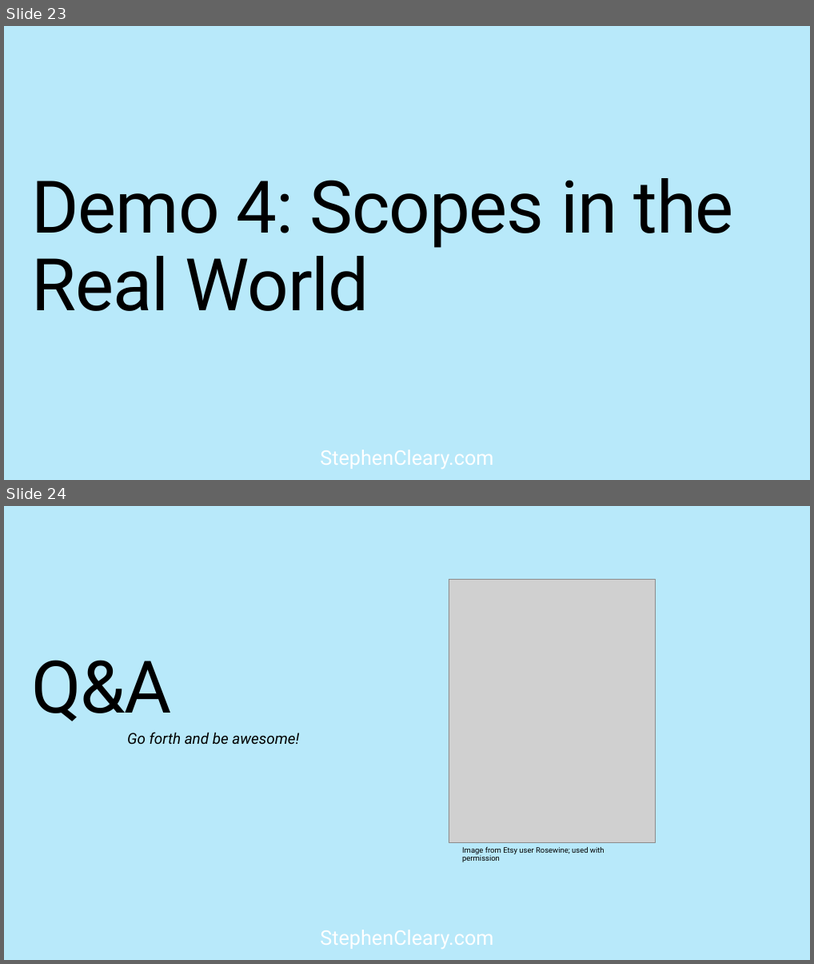
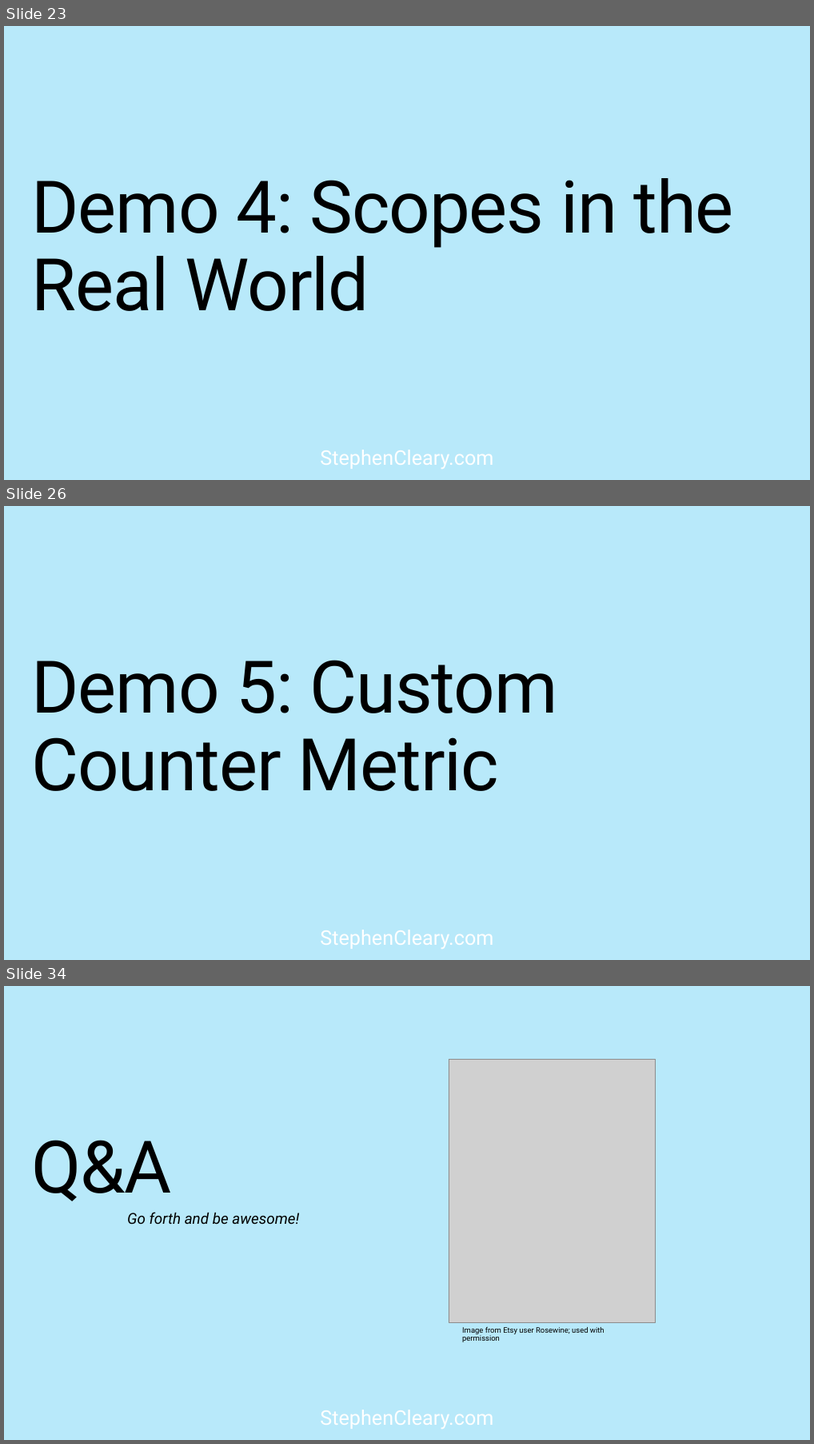
Before and after one commit to StephenCleary/Presentations, a slide deck: Telemetry/Logging Hero.pptx. Shown one above the other, each under a label of ours: slides 23 and 24 before the commit, slides 23, 26 and 34 after it; the slides between them are not shown. The pictures are 814x964 and 814x1444 pixels, drawn with LibreOffice and Linux fonts; fonts in the diff are those of the drawing; grey boxes stand for pictures; background and template pictures are left out. Boxes give left, top, right and bottom in pixels: in the first picture for what was removed or moved away, otherwise in the second. Text is boxed around its words. In the diff, an @@ line names an element or a change of style, - is before the commit and + after.

```diff
--- a/Telemetry/Logging Hero.pptx
+++ b/Telemetry/Logging Hero.pptx
@@ slide 26 added at (4,506,810,960), background picture (left out); not listed: 1 template element that a slide beside it also shows @@
@@ title added at (31,660,558,791), 86.3 pt, text #000000 @@
+Demo 5: Custom Counter Metric
@@ what was slide 24 is now slide 34 @@
```
Also in this commit, not shown: 4 slides changed, 9 other slides added, 1 other file.
